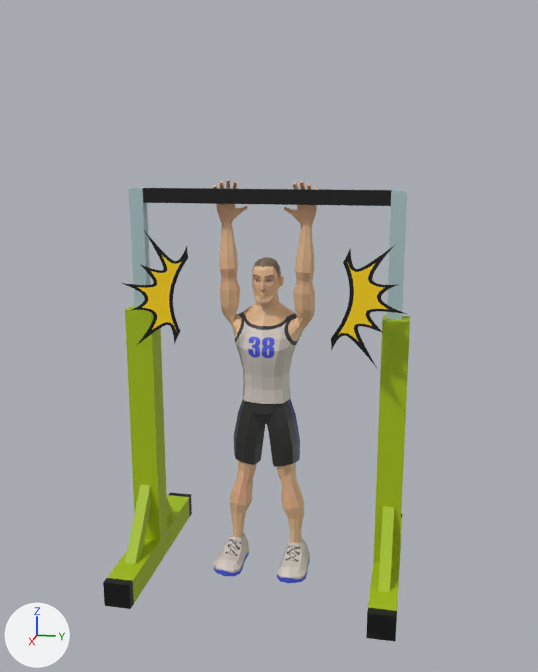
An edit to the FBX model Assets/Нейротехнолоджи project/Models/man/turnik/tirnik udar.fbx, drawn before and after from the same camera.
Before and after are seen from a camera (50 mm lens) standing at (0.75, 0.158, 0.458) and looking at (0.003, 0.008, 0.272). The axes (+X, +Y, +Z) are drawn at lower left. The lights are the same throughout. The older version comes first. Both versions are drawn at frame 41 of the action 'Take 001'; the numbers are the values there.

The scene before the commit, as lines of its bpy script (objects in view):
```python
me_mesh = bpy.data.meshes.new('Mesh')
me_mesh.from_pydata(...)  # 1079 vertices, 2154 faces; spans x -4.9..3.1, y 0.0..43.3, z -5.7..5.3
me_mesh.materials.append(mat_man_man_man_man_final_material_003)  # picture img_texture_man01_png
me_mesh_012 = bpy.data.meshes.new('Mesh.012')
me_mesh_012.from_pydata(...)  # 4 vertices, 2 faces; spans x -0.5..0.5, y 0.0, z -0.5..0.5
me_mesh_012.materials.append(mat_pasted__lambert5)  # picture img_punch_png
ob_group10 = bpy.data.objects.new('group10', None)
ob_group10.location = (0.0488, 0.00738, 0.321)
ob_group10.rotation_euler = (1.571, 0.0, 0.0)  # degrees (90, 0, 0)
ob_group10.scale = (0.01, 0.01, 0.01)
ob_man_man_man_man_final_cube = bpy.data.objects.new('MAN_MAN_MAN:MAN_FINAL:Cube', me_mesh)
ob_man_man_man_man_final_cube.location = (0.0, 0.0, 0.0)
ob_man_man_man_man_final_cube.rotation_euler = (1.571, 0.0, 0.0)  # degrees (90, 0, 0)
ob_man_man_man_man_final_cube.scale = (0.01, 0.01, 0.01)
ob_pasted__pplane2 = bpy.data.objects.new('pasted__pPlane2', me_mesh_012)
ob_pasted__pplane2.parent = ob_group_001
ob_pasted__pplane2.location = (0.0, 0.0, 0.0)
ob_pasted__pplane2.scale = (28.6, 1.0, 28.6)
# also in view: 'pasted__pasted__pCube3' at (-0.001, -0.132, 0.348); 'pCube2' at (0.0, 0.14, 0.013); 'pasted__pCube3' at (-0.001, 0.137, 0.348); 'pCube3' at (-0.002, 0.0, 0.415); 'pasted__pCube2' at (0.0, -0.131, 0.013)
```
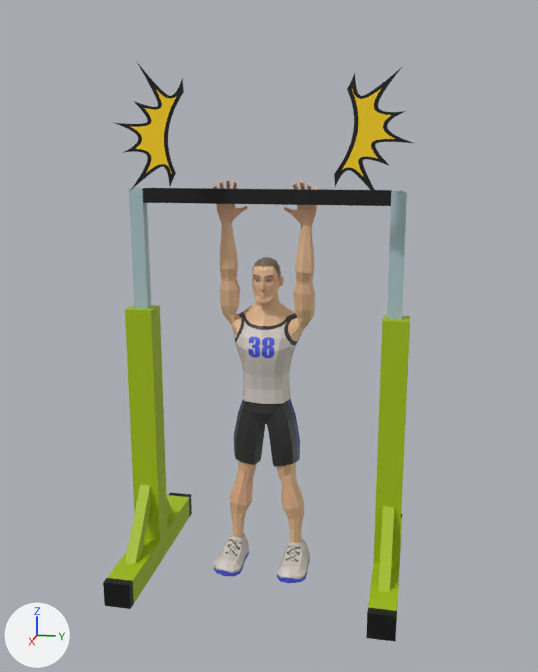
ob_group10 is not drawn itself; it is the parent of ob_group9, ob_group_001.

Edits to the bpy script that builds the scene:
```text
Change ob_group10:
    ob_group10.location: (0.0488, 0.00738, 0.321) -> (0.0488, 0.00738, 0.477)
```

Boxes (x1, y1, x2, y2) around the edits, measured in the pictures (538 x 672 px):
'pasted__pPlane2', moved
    before: (331, 245, 406, 368)
    after: (334, 67, 413, 205)
'pasted__pPlane2.001', moved
    before: (122, 229, 188, 346)
    after: (115, 61, 184, 192)
